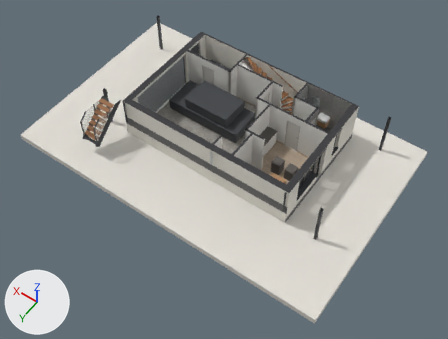
Renders of the glTF model schvaleni-b3-026515/model/dum_b_1pp.glb from each side of a commit.
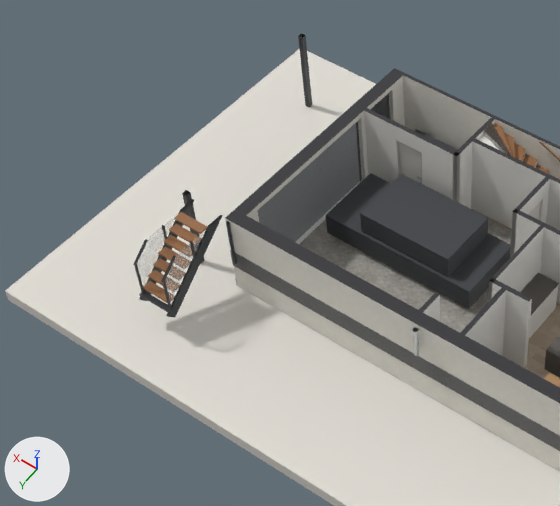
Old and new are each drawn whole from a 50 mm lens placed at (-17.4, 22.1, 25.6), pointed at (-5.6, 5.7, -0.2) and again close up on the part from 4% to 62% of the width and 0% to 69% of the height. Every picture has the same lights, and +X, +Y and +Z are marked at lower left. The first two pictures are the older version. Vertices at exactly the same position are counted once.

The scene before the commit, as lines of its bpy script (objects in view):
```python
me_auto_garaz = bpy.data.meshes.new('auto_garaz')
me_auto_garaz.from_pydata(...)  # a box spanning x -5.3..-0.8, y 2.2..4.1, z 0.16..0.81; a box spanning x -4.6..-1.9, y 2.28..4.02, z 0.81..1.46
me_auto_garaz.materials.append(mat_n_antracit_n__1pp)  # dark grey #3c3f43
me_b_ext_antracit = bpy.data.meshes.new('B_ext_antracit')
me_b_ext_antracit.from_pydata(...)  # 314 vertices, 498 faces; spans x -11.83..2.93, y -0.23..9.02, z 0.0..2.45
me_b_ext_antracit.materials.append(mat_antracit__1pp)  # dark grey #34373b
me_b_ext_drevo = bpy.data.meshes.new('B_ext_drevo')
me_b_ext_drevo.from_pydata(...)  # a box spanning x 0.16..1.0, y 8.62..8.87, z 1.19..1.23; a box spanning x 0.16..1.0, y 8.38..8.64, z 1.39..1.43; a box spanning x 0.16..1.0, y 8.15..8.4, z 1.59..1.63; a box spanning x 0.16..1.0, y 7.92..8.17, z 1.79..1.83; a box spanning x 0.16..1.0, y 7.68..7.94, z 1.99..2.04; a box spanning x 0.16..1.0, y 7.45..7.7, z 2.19..2.24; a box spanning x 0.16..1.0, y 7.22..7.47, z 2.39..2.44
me_b_ext_drevo.materials.append(mat_drevo__1pp)  # picture img_drevo
me_b_ext_sklo_zabradli = bpy.data.meshes.new('B_ext_sklo_zabradli')
me_b_ext_sklo_zabradli.from_pydata(...)  # 32 vertices, 16 faces; spans x 0.124..1.036, y 7.327..8.82, z 1.163..2.45
me_b_ext_sklo_zabradli.materials.append(mat_sklo_zabradli)  # white #d7e8ec
ob_auto_garaz = bpy.data.objects.new('auto_garaz', me_auto_garaz)
ob_auto_garaz.location = (0.0, 0.0, 0.0)
ob_b_ext_antracit = bpy.data.objects.new('B_ext_antracit', me_b_ext_antracit)
ob_b_ext_antracit.location = (0.0, 0.0, 0.0)
ob_b_ext_drevo = bpy.data.objects.new('B_ext_drevo', me_b_ext_drevo)
ob_b_ext_drevo.location = (0.0, 0.0, 0.0)
ob_b_ext_sklo_zabradli = bpy.data.objects.new('B_ext_sklo_zabradli', me_b_ext_sklo_zabradli)
ob_b_ext_sklo_zabradli.location = (0.0, 0.0, 0.0)
# also in view: 'B_int_drevo' at (-5.2, 0.6, 1.3); 'B_ext_sokl' at (-5.1, 3.4, 0.7); 'B_int_omitka_int' at (-5.1, 3.3, 1.2); 'pevne_vinyl' at (-7.7, 3.7, 0.0); 'B_ext_vrata' at (-0.2, 4.0, 1.1)
```
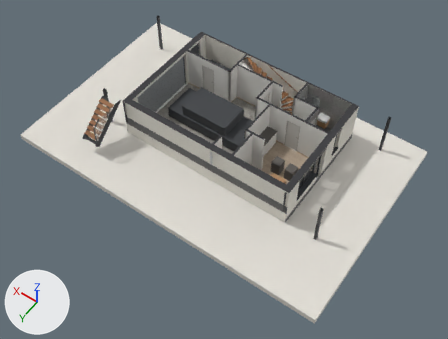
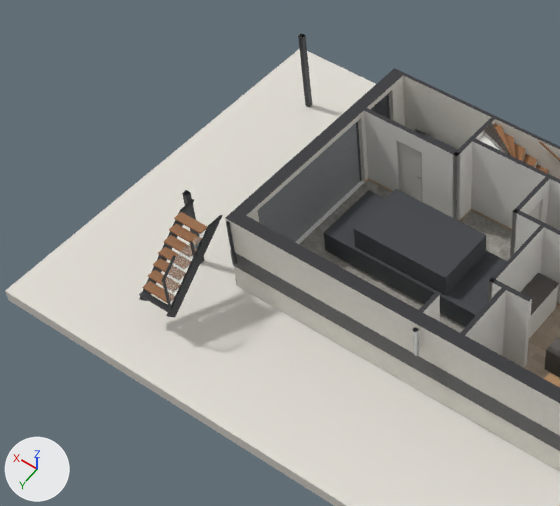
Diff of the bpy script that builds the scene:
```diff
--- a/schvaleni-b3-026515/model/dum_b_1pp.glb.py
+++ b/schvaleni-b3-026515/model/dum_b_1pp.glb.py
@@ me_auto_garaz @@
 # used by ob_auto_garaz; location = (0.0, 0.0, 0.0)
-me_auto_garaz.from_pydata(...)  # 16 vertices, 24 faces; spans x -5.3..-0.8, y 2.2..4.1, z 0.16..1.46
+me_auto_garaz.from_pydata(...)  # 16 vertices, 24 faces; spans x -6.15..-1.15, y 2.72..4.62, z 0.16..1.46
+# me_auto_garaz part 1: the loose piece of 8 vertices spanning x -5.3..-0.8, y 2.2..4.1, z 0.16..0.81 is scaled about its middle by (1.11, 1, 1), then moved by (-0.6, 0.52, 0.0)
+# me_auto_garaz part 2: the loose piece of 8 vertices spanning x -4.6..-1.9, y 2.28..4.02, z 0.81..1.46 is scaled about its middle by (1.04, 1, 1), then moved by (-0.25, 0.52, 0.0)
 me_auto_garaz.materials.append(mat_n_antracit_n__1pp)
@@ me_b_ext_antracit @@
 # used by ob_b_ext_antracit; location = (0.0, 0.0, 0.0)
-me_b_ext_antracit.from_pydata(...)  # 314 vertices, 498 faces; spans x -11.83..2.93, y -0.23..9.02, z 0.0..2.45
+me_b_ext_antracit.from_pydata(...)  # 290 vertices, 466 faces; spans x -11.83..2.93, y -0.23..9.02, z 0.0..2.45
+# me_b_ext_antracit part 3: the loose piece of 8 vertices spanning x 1.0..1.06, y 8.37..8.91, z 2.01..2.45 is deleted
+# me_b_ext_antracit part 4: the loose piece of 8 vertices spanning x 1.0..1.05, y 8.85..8.89, z 1.03..2.01 is deleted
+# me_b_ext_antracit part 5: the loose piece of 8 vertices spanning x 1.0..1.05, y 7.79..7.84, z 1.94..2.45 is deleted
 me_b_ext_antracit.materials.append(mat_antracit__1pp)
@@ me_b_ext_sklo_zabradli @@
 # used by ob_b_ext_sklo_zabradli; location = (0.0, 0.0, 0.0)
-me_b_ext_sklo_zabradli.from_pydata(...)  # 32 vertices, 16 faces; spans x 0.124..1.036, y 7.327..8.82, z 1.163..2.45
+me_b_ext_sklo_zabradli.from_pydata(...)  # 16 vertices, 8 faces; spans x 0.124..0.136, y 7.327..8.82, z 1.163..2.45
+# me_b_ext_sklo_zabradli part 6: the loose piece of 5 vertices spanning x 1.024, y 7.87..8.82, z 1.163..2.45 is deleted
+# me_b_ext_sklo_zabradli part 7: the loose piece of 3 vertices spanning x 1.024, y 7.327..7.77, z 2.068..2.45 is deleted
+# other edits to the shape of me_b_ext_sklo_zabradli do not show in these pictures
 me_b_ext_sklo_zabradli.materials.append(mat_sklo_zabradli)
```

What differs and where, as boxes [x1, y1, x2, y2] in the close-ups (560 x 506 px; the box of a moved part takes in the faces that stretch with it):
'auto_garaz', reshaped: before [326, 173, 511, 309]; after [324, 189, 507, 327]
'B_ext_antracit', reshaped: before [133, 33, 390, 318]; after [139, 33, 390, 318]
'B_ext_sklo_zabradli', reshaped (41% narrower, 18% shorter): before [137, 214, 205, 303]; after [165, 230, 205, 303]
part 1 of me_auto_garaz, moved or reshaped: before [326, 173, 511, 309]; after [324, 190, 507, 327]
part 2 of me_auto_garaz, moved or reshaped: before [360, 174, 488, 277]; after [354, 189, 486, 296]
part 3 of me_b_ext_antracit, deleted: before [133, 239, 148, 266]
part 4 of me_b_ext_antracit, deleted: before [134, 265, 144, 293]
part 5 of me_b_ext_antracit, deleted: before [162, 225, 167, 239]
part 6 of me_b_ext_sklo_zabradli, deleted: before [138, 227, 165, 286]
part 7 of me_b_ext_sklo_zabradli, deleted: before [165, 214, 177, 235]
